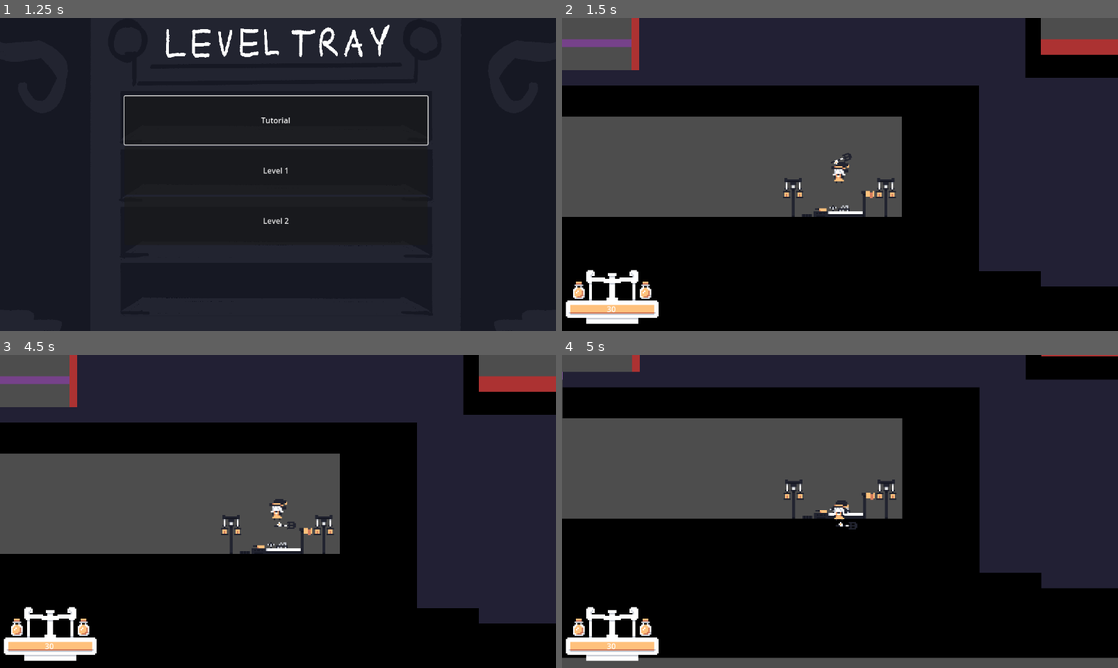
Above: before the commit, frames 1-4 (two rows, left to right).
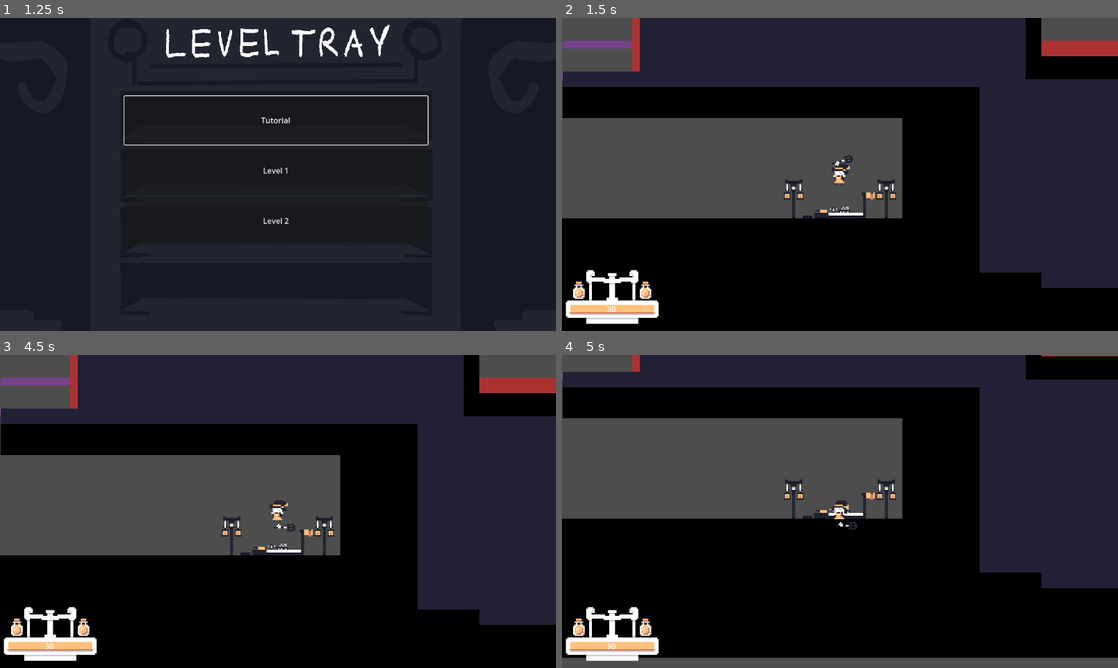
Above: after the commit, the same moments.

Repository: geekazodium/balance-prototype
Game: Godot game, scene res://scenes/title_screen.tscn
Same seed, same stepped clock (60 frames per second), same inputs: the game is played once before the commit and once after it. The engine's default icon, where the game draws it, is replaced by a stand-in: a white triangle on a blue panel in a dark square.
Inputs (mouse positions are in pixels of both pictures, inside the frame that each line leads up to):
- Up to frame 1 (1.25 s): click (278, 174) at 0.5 s
- Up to frame 2 (1.5 s): click "Level 1" at 1.25 s
- Up to frame 3 (4.5 s): move the mouse to (400, 495) at 2.02 s; move the mouse to (166, 527) at 2.77 s; tap Enter at 3.5 s; move the mouse to (333, 442) at 3.52 s; click "Retry From Last Checkpoint" at 4.25 s
- Up to frame 4 (5 s): no input

Frame 1 is identical in both runs. In frame 2, 2.2% of the frame differs, in the area x 0-100%, y 0-87%; in frame 3, 2.2%; in frame 4, nothing differs.

Commit message:
fix: respawn teleport camera jank fixed

Diff:
--- a/scripts/follow_camera.gd
+++ b/scripts/follow_camera.gd
@@ -10,6 +10,7 @@
 func _ready() -> void:
 	EventBus.camera_target_added.connect(self.add_target);
 	EventBus.camera_target_removed.connect(self.remove_target);
+	EventBus.player_teleport_to_checkpoint.connect(self.reset_position,ConnectFlags.CONNECT_DEFERRED);
 
 func _process(_delta: float) -> void:
 	var sum: Vector2 = Vector2.ZERO;
@@ -34,3 +35,7 @@
 func remove_target(target: Node2D):
 	#O(n) is fine because technically if n is always less than 10 this is actually O(1)
 	self.follow_targets.remove_at(self.follow_targets.find(target));
+
+func reset_position(_checkpoint: Checkpoint):
+	self.global_position = self.boundary_center.global_position;
+	self.reset_smoothing();
--- a/scripts/saves/teleport_to_checkpoint.gd
+++ b/scripts/saves/teleport_to_checkpoint.gd
@@ -8,3 +8,4 @@
 
 func teleport(checkpoint: Checkpoint):
 	self.object_to_teleport.global_position = checkpoint.global_position;
+	self.object_to_teleport.reset_physics_interpolation();
